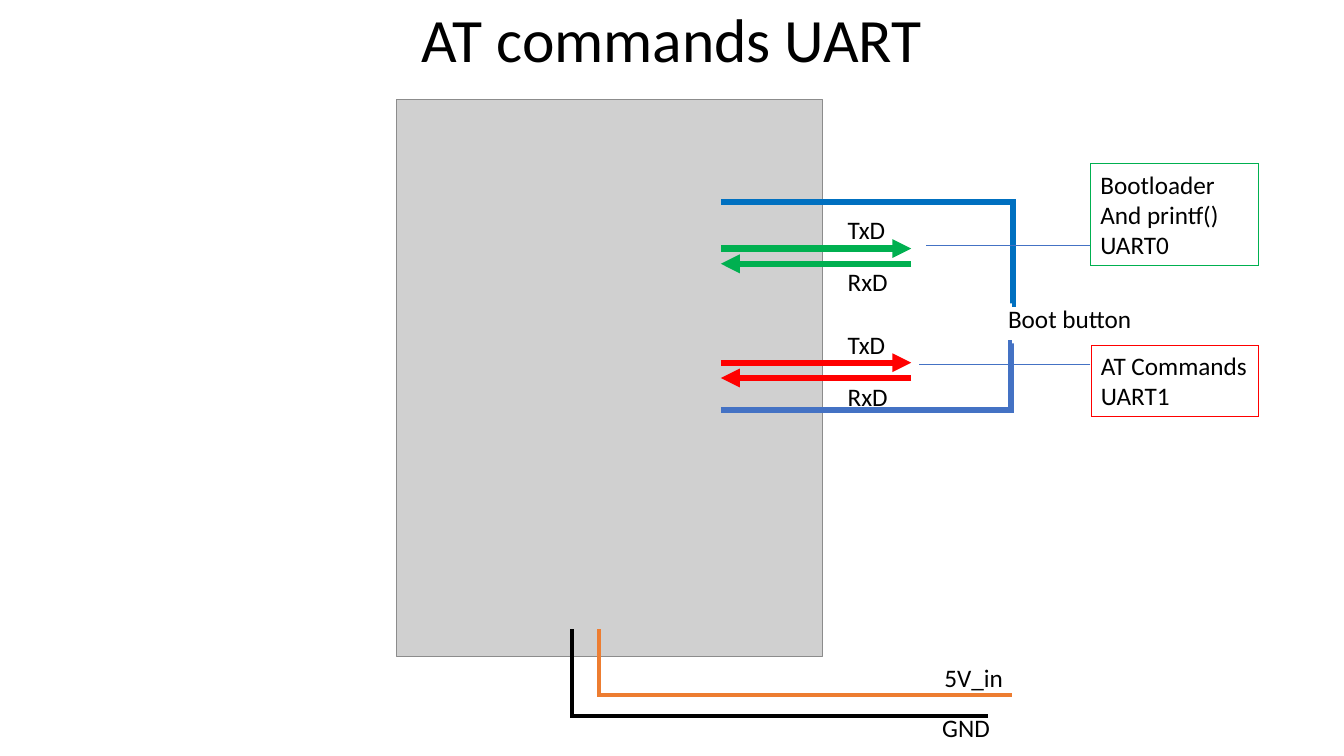
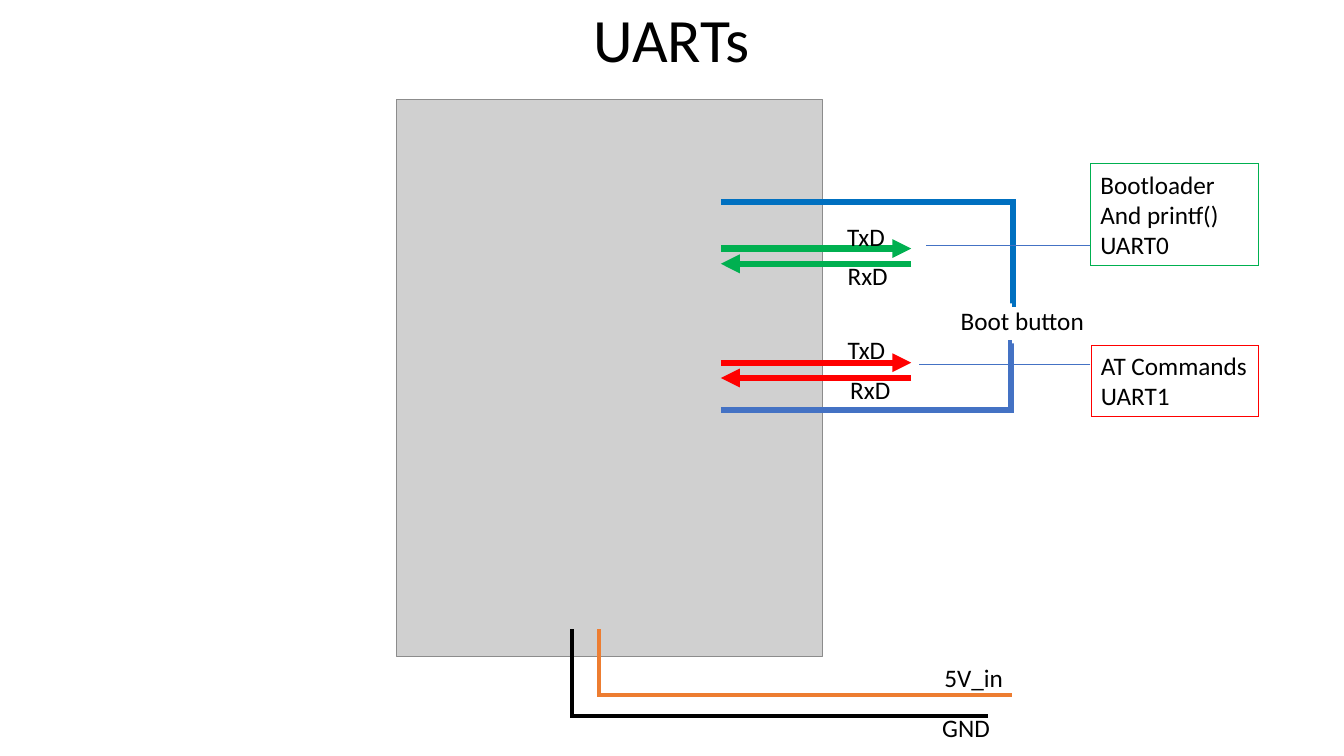
Before and after one commit to The-101-project/39_ModemESP32_test, a slide deck: slide 2 of n-pro-20_testing.pptx. Drawn at 1344x756 pixels with LibreOffice and Linux fonts; fonts in the diff are those of the drawing; grey boxes stand for pictures. Boxes give left, top, right and bottom in pixels: in the first picture for what was removed or moved away, otherwise in the second. Text is boxed around its words. In the diff, an @@ line names an element or a change of style, - is before the commit and + after.

```diff
--- a/n-pro-20_testing.pptx
+++ b/n-pro-20_testing.pptx
@@ title at [594,22,750,63]: text changed @@
-AT commands UART
+UARTs
@@ text "TxD": place and size @@
-text "TxD" at [848,222,886,246]
+text "TxD" at [847,225,885,252]
@@ text "RxD": place and size @@
-text "RxD" at [848,274,888,291]
+text "RxD" at [848,265,888,285]
@@ text "Boot button": place and size @@
-text "Boot button" at [1008,310,1131,328]
+text "Boot button" at [961,312,1084,330]
@@ text "TxD" rewrapped from [848,337,886,354] to [848,342,886,366] @@
@@ text "RxD": place and size @@
-text "RxD" at [848,390,888,412]
+text "RxD" at [850,378,890,399]
```
Also in this commit, not shown: 3 slides added, 6 other files.
